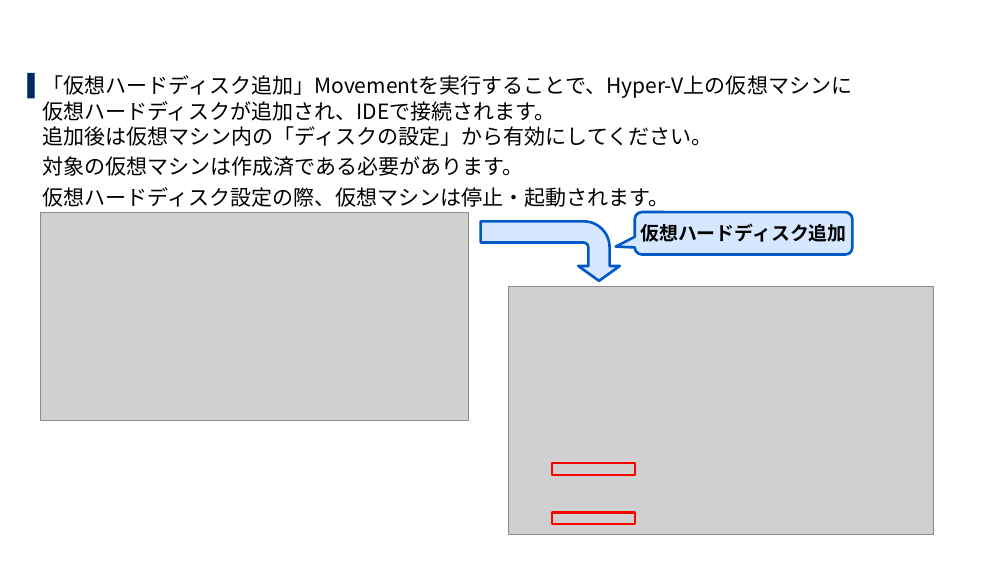
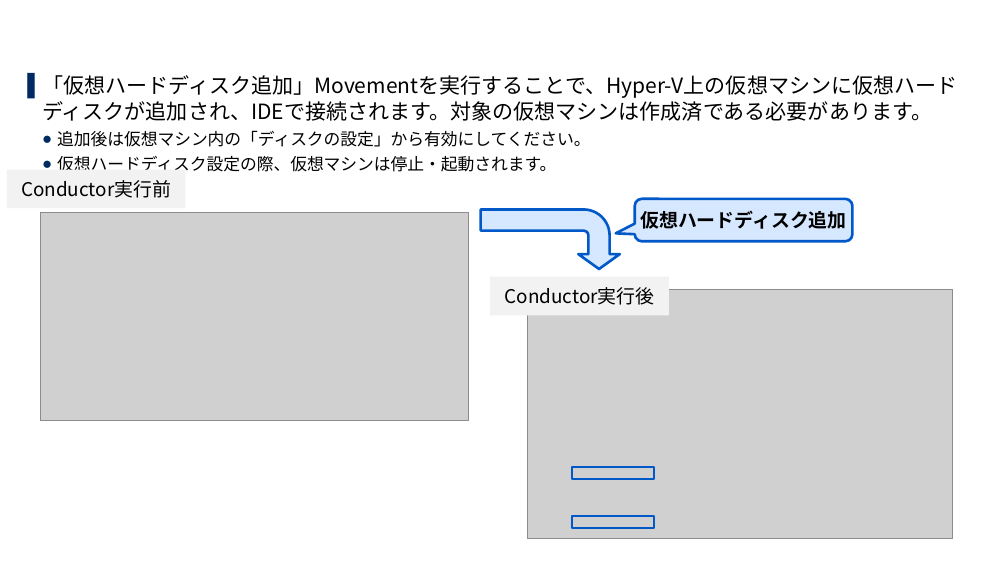
Before and after one commit to exastro-suite/SettingSamples-ITA-HyperV, a slide deck: slide 14 of docs/setting-samples-hyperv-overview_ja.pptx. Drawn at 1008x567 pixels with LibreOffice and Linux fonts; fonts in the diff are those of the drawing; grey boxes stand for pictures; background and template pictures are left out. Boxes give left, top, right and bottom in pixels: in the first picture for what was removed or moved away, otherwise in the second. Text is boxed around its words. In the diff, an @@ line names an element or a change of style, - is before the commit and + after.

```diff
--- a/docs/setting-samples-hyperv-overview_ja.pptx
+++ b/docs/setting-samples-hyperv-overview_ja.pptx
@@ text at <box>42,75,957,147</box>: text changed @@
-▌ 「仮想ハードディスク追加」Movementを実行することで、Hyper-V上の仮想マシンに
-  仮想ハードディスクが追加され、IDEで接続されます。
-  追加後は仮想マシン内の「ディスクの設定」から有効にしてください。
-対象の仮想マシンは作成済である必要があります。
+▌ 「仮想ハードディスク追加」Movementを実行することで、Hyper-V上の仮想マシンに仮想ハードディスクが追加され、IDEで接続されます。対象の仮想マシンは作成済である必要があります。
+  ● 追加後は仮想マシン内の「ディスクの設定」から有効にしてください。
@@ rectangle added at <box>7,169,185,208</box>, fill #F2F2F2, 18 pt, text #000000 @@
+Conductor実行前
@@ text at <box>57,156,556,172</box>: size 20 to 16 pt in "仮想ハードディスク設定の際、仮想マシンは停止・起動されます。"; bullet none to ●; list level 1 to 2 in "仮想ハードディスク設定の際、仮想マシンは停止・起動されます。" @@
@@ bent arrow: place and size @@
-bent arrow at <box>481,221,620,281</box>
+bent arrow at <box>481,209,620,269</box>
@@ rounded speech box "仮想ハードディスク追加": place and size @@
-rounded speech box "仮想ハードディスク追加" at <box>635,212,853,254</box>
+rounded speech box "仮想ハードディスク追加" at <box>635,199,853,241</box>
@@ rectangle added at <box>490,277,668,315</box>, fill #F2F2F2, 18 pt, text #000000 @@
+Conductor実行後
@@ rectangle at <box>572,467,654,479</box>: outline #FF0000 2 pt to #0058C9 2 pt @@
@@ 2 rectangles, 1 picture: place and size @@
-2 rectangles, 1 picture at <box>509,286,934,535</box>
+2 rectangles, 1 picture at <box>528,290,953,538</box>
@@ rectangle at <box>572,516,654,528</box>: outline #FF0000 2 pt to #0058C9 2 pt @@
```
Also in this commit, not shown: 10 other slides changed, 3 other files.
